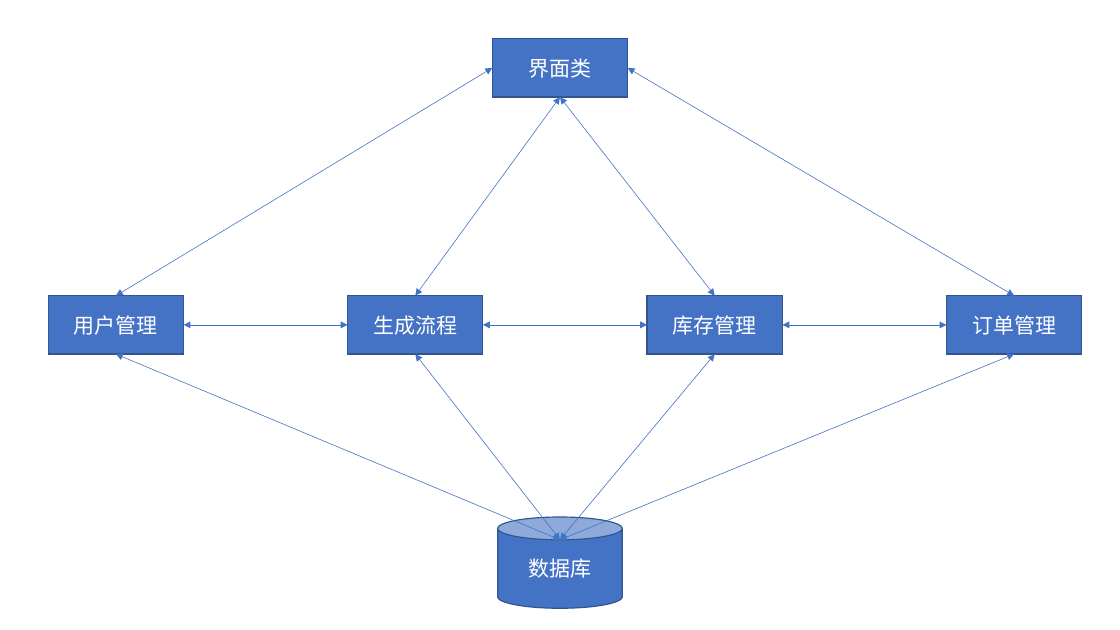
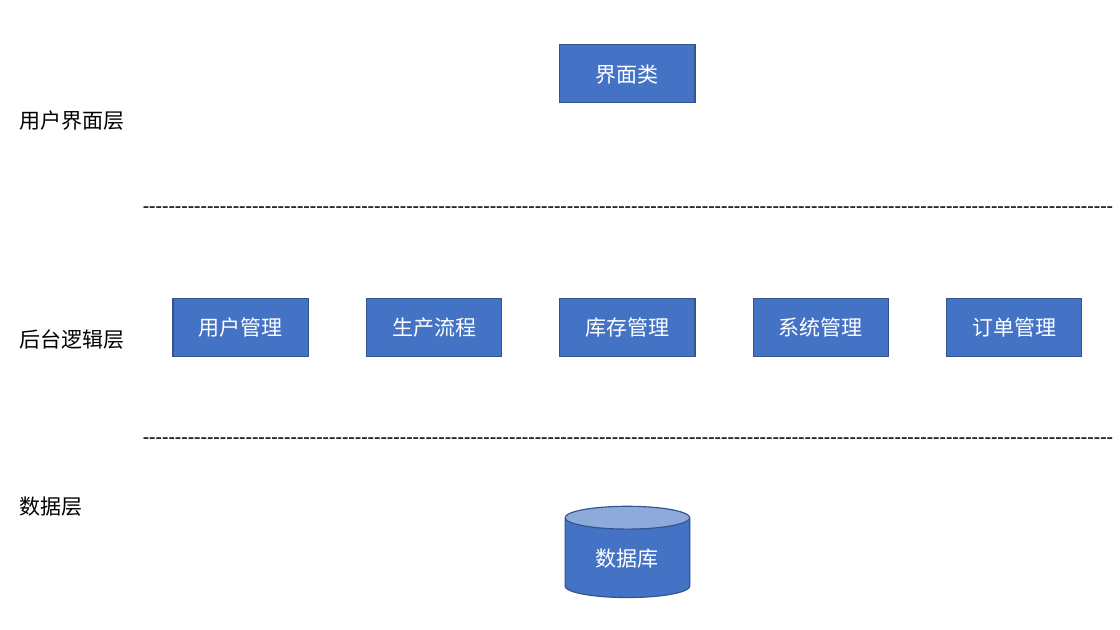
Before and after one commit to warmkid/mitcpro, a slide deck: slide 1 of proj_digram.pptx. Drawn at 1120x630 pixels with LibreOffice and Linux fonts; fonts in the diff are those of the drawing. Boxes give left, top, right and bottom in pixels: in the first picture for what was removed or moved away, otherwise in the second. Text is boxed around its words. In the diff, an @@ line names an element or a change of style, - is before the commit and + after.

```diff
--- a/proj_digram.pptx
+++ b/proj_digram.pptx
@@ rectangle "界面类": place and size @@
-rectangle "界面类" at [492,39,628,97]
+rectangle "界面类" at [560,45,695,103]
@@ double arrow removed from (492, 68) to (116, 296) @@
@@ double arrow removed from (628, 68) to (1014, 296) @@
@@ text added at [20,110,125,130], 18 pt, text #000000 @@
+用户界面层
@@ double arrow removed from (560, 97) to (415, 296) @@
@@ double arrow removed from (560, 97) to (715, 296) @@
@@ text added at [134,188,1120,222], 18 pt, text #000000 @@
+-------------------------------------------------------------------------------------------------------------------------------------------------------
@@ rectangle "用户管理": place and size @@
-rectangle "用户管理" at [48,296,183,354]
+rectangle "用户管理" at [173,298,308,356]
@@ rectangle "生产流程": place and size @@
-rectangle "生产流程" at [348,296,483,354]
+rectangle "生产流程" at [366,298,502,356]
@@ rectangle "库存管理": place and size @@
-rectangle "库存管理" at [647,296,782,354]
+rectangle "库存管理" at [560,298,695,356]
@@ rectangle added at [754,298,889,356], fill #4472C4, outline #325491 1 pt, 18 pt, text #FFFFFF @@
+系统管理
@@ text added at [20,329,125,349], 18 pt, text #000000 @@
+后台逻辑层
@@ double arrow removed from (348, 325) to (184, 325) @@
@@ text in rectangle at [392,317,476,337]: text changed @@
-生成流程
+生产流程
@@ double arrow removed from (647, 325) to (483, 325) @@
@@ double arrow removed from (782, 325) to (947, 325) @@
@@ double arrow removed from (560, 540) to (116, 355) @@
@@ double arrow removed from (560, 540) to (415, 355) @@
@@ double arrow removed from (560, 540) to (1014, 355) @@
@@ double arrow removed from (560, 540) to (715, 355) @@
@@ text added at [134,420,1120,454], 18 pt, text #000000 @@
+-------------------------------------------------------------------------------------------------------------------------------------------------------
@@ text added at [20,496,83,516], 18 pt, text #000000 @@
+数据层
@@ cylinder "数据库": place and size @@
-cylinder "数据库" at [498,518,623,609]
+cylinder "数据库" at [565,507,690,598]
```
Also in this commit, not shown: 4 other files.
